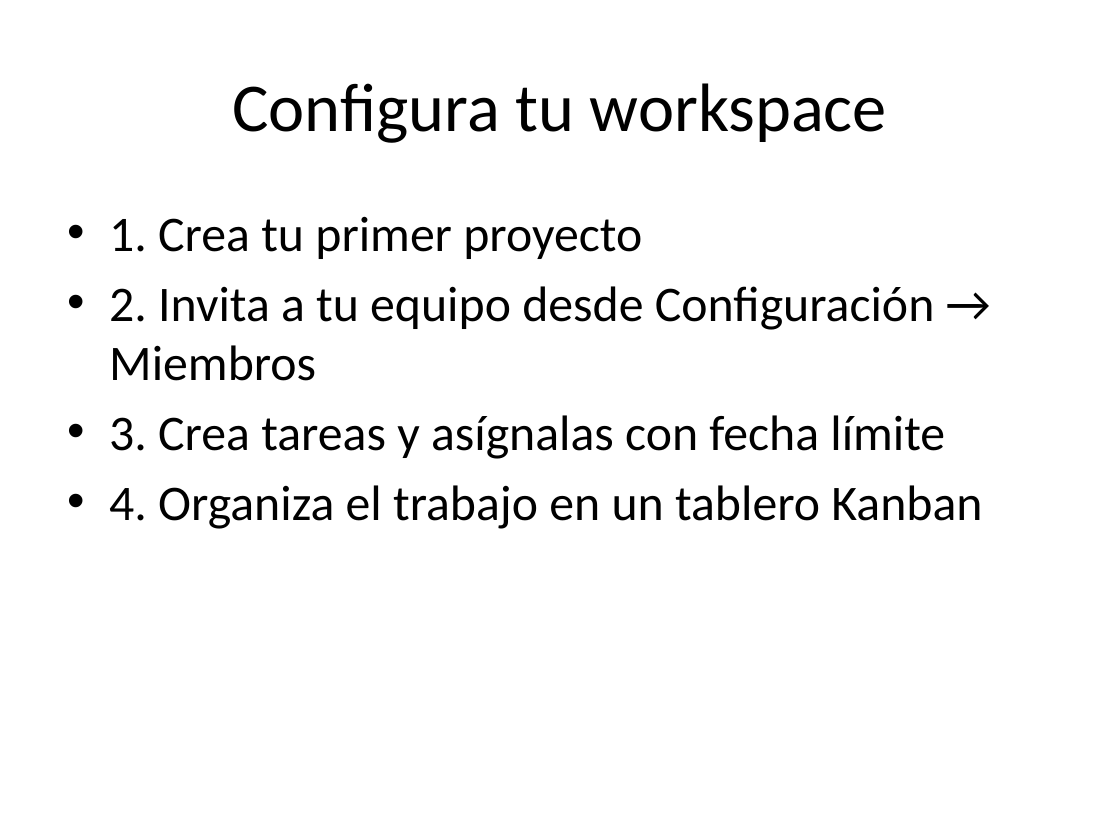
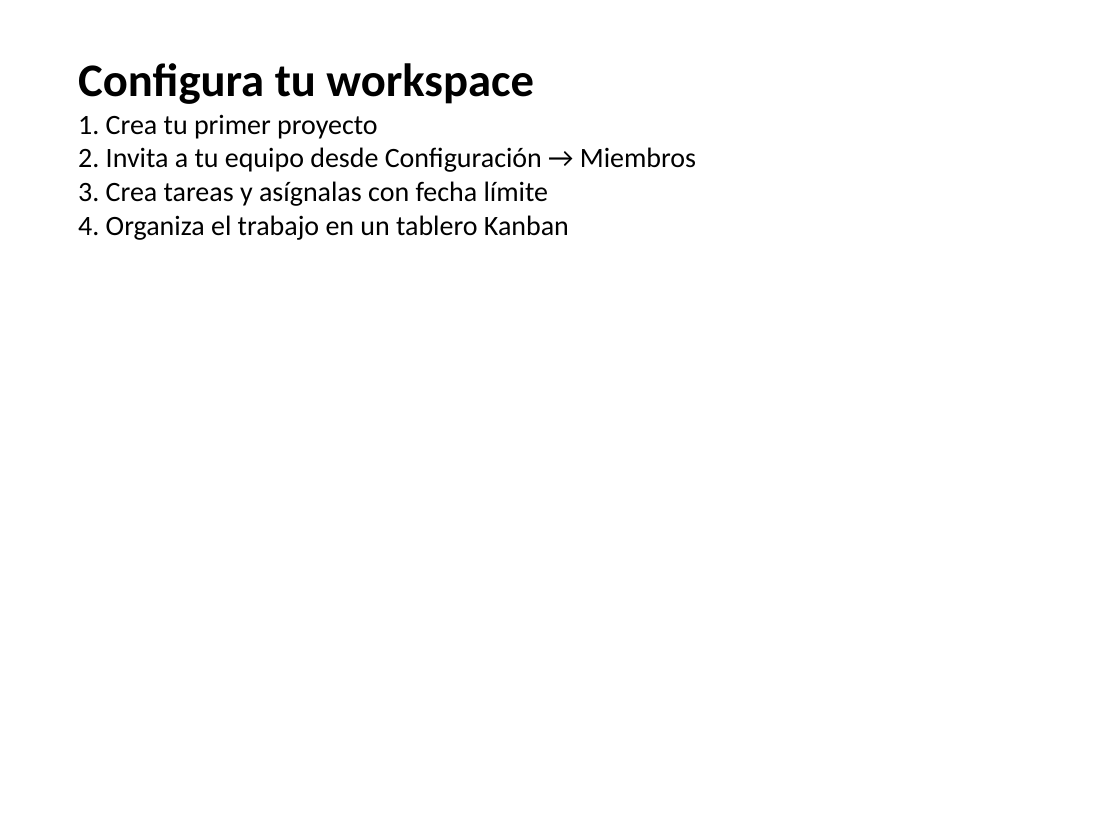
Before and after one commit to gregory-mc/Agente-RAG-AluraChallenge, a slide deck: slide 2 of data/documents/producto/onboarding_producto.pptx. Drawn at 1120x840 pixels with LibreOffice and Linux fonts; fonts in the diff are those of the drawing. Boxes give left, top, right and bottom in pixels: in the first picture for what was removed or moved away, otherwise in the second. Text is boxed around its words. In the diff, an @@ line names an element or a change of style, - is before the commit and + after.

```diff
--- a/data/documents/producto/onboarding_producto.pptx
+++ b/data/documents/producto/onboarding_producto.pptx
@@ text "Configura tu workspace": place and size @@
-text "Configura tu workspace" at [109, 216, 982, 529]
+text "Configura tu workspace" at [78, 63, 696, 240]
@@ text at [78, 63, 534, 104]: paragraph added @@
+Configura tu workspace
@@ title removed at [232, 83, 887, 143] @@
-Configura tu workspace
@@ text at [78, 114, 696, 240]: size 32 to 18 pt in "1. Crea tu primer proyecto", "2. Invita a tu equipo desde Configuración ...", "3. Crea tareas y asígnalas con fecha ...", "4. Organiza el trabajo en un tablero ..."; bullet • to none; less space between paragraphs @@
```
Also in this commit, not shown: 2 other slides changed, 3 slides added, 8 other files.
